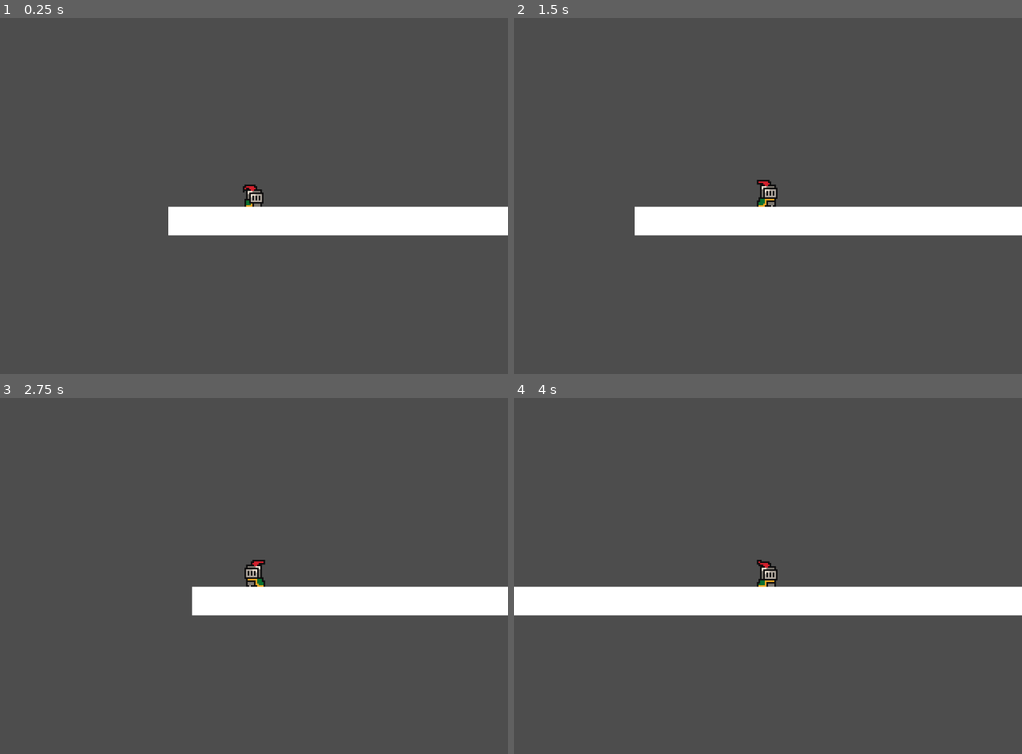
Above: before the commit, frames 1-4 (two rows, left to right).
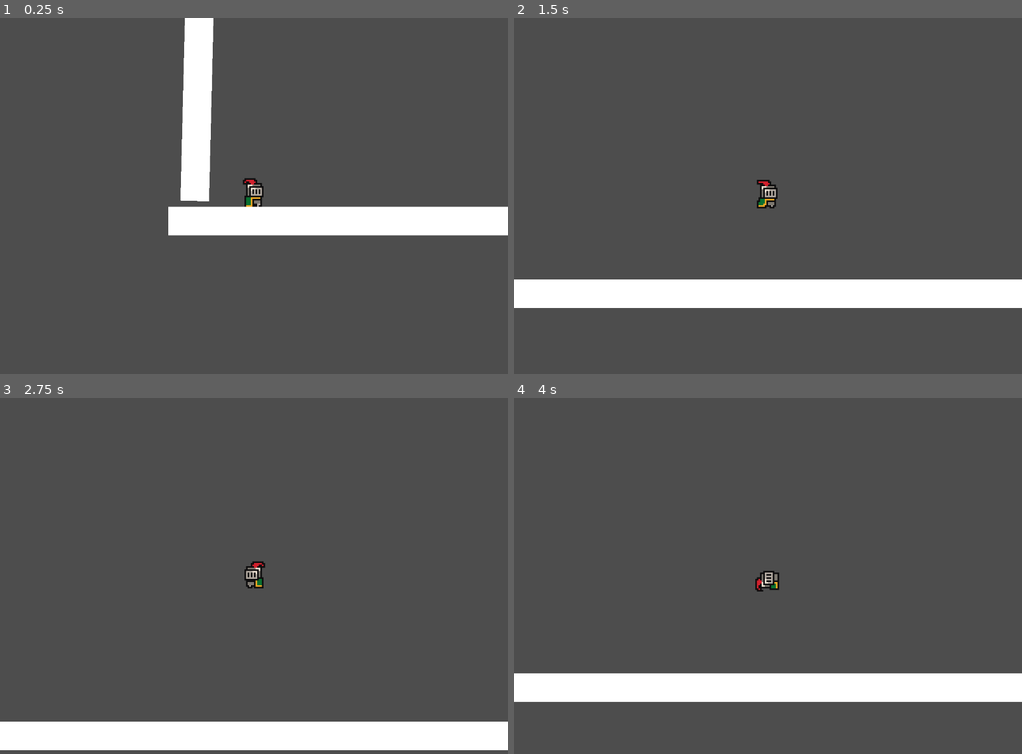
Above: after the commit, the same moments.

Repository: anohmalan/0SW_Jeux_Video
Game: Godot game, scene res://scenes/world.tscn
The game is run twice, just before and just after one commit, with the same random seed, the same clock (stepped at 60 frames per second) and the same inputs.
Inputs:
- Up to frame 1 (0.25 s): no input
- Up to frame 2 (1.5 s): tap Enter (ui_accept) at 0.5, 0.77, 0.8, 1.07, 1.35 s; hold Right (ui_right) from 0.53 s (still down); tap J (attack) at 0.6 s
- Up to frame 3 (2.75 s): tap Enter (ui_accept) at 1.52, 1.82, 2.3 s; tap J (attack) at 1.55, 2.1 s; release Right (ui_right) at 2.03 s; hold Left (ui_left) from 2.03 s (still down)
- Up to frame 4 (4 s): release Left (ui_left) at 2.78 s; hold Right (ui_right) from 2.78 s (still down); tap J (attack) at 2.85 s; tap Enter (ui_accept) at 3.02, 3.32, 3.6, 3.77 s

The runs differ from the first frame. In frame 1, 3.1% of the frame differs, in the area x 35-52%, y 0-54%; in frame 2, 14%; in frame 3, 13%; in frame 4, 16%, in the area x 0-100%, y 45-86%.

Commit message:
State machine:v1.0

Diff:
--- a/tp2/scenes/world.tscn
+++ b/tp2/scenes/world.tscn
@@ -3,7 +3,7 @@
 [ext_resource type="PackedScene" uid="uid://co806t5p15df4" path="res://scenes/player.tscn" id="1_nnsk1"]
 
 [sub_resource type="RectangleShape2D" id="RectangleShape2D_f3sb7"]
-size = Vector2(600, 18)
+size = Vector2(946, 18)
 
 [node name="World" type="Node2D" unique_id=216624496]
 
@@ -16,9 +16,23 @@
 [node name="ColorRect" type="ColorRect" parent="StaticBody2D" unique_id=1431922525]
 offset_left = -54.0
 offset_top = 5.0
-offset_right = 546.0
+offset_right = 1057.0
 offset_bottom = 23.0
 
 [node name="CollisionShape2D" type="CollisionShape2D" parent="StaticBody2D" unique_id=897503474]
-position = Vector2(246, 14)
+position = Vector2(419, 14)
 shape = SubResource("RectangleShape2D_f3sb7")
+
+[node name="StaticBody2D" type="StaticBody2D" parent="StaticBody2D" unique_id=1251901584]
+position = Vector2(-50, -53)
+rotation = -1.5463617
+
+[node name="ColorRect" type="ColorRect" parent="StaticBody2D/StaticBody2D" unique_id=1731327529]
+offset_left = -54.0
+offset_top = 5.0
+offset_right = 1057.0
+offset_bottom = 23.0
+
+[node name="CollisionShape2D" type="CollisionShape2D" parent="StaticBody2D/StaticBody2D" unique_id=1791285759]
+position = Vector2(419, 14)
+shape = SubResource("RectangleShape2D_f3sb7")
--- a/tp2/scripts/player.gd
+++ b/tp2/scripts/player.gd
@@ -12,93 +12,94 @@
 # Déclaration explicite du type
 var current_state: State = State.STATE_IDLE
 var facing_right := true
+var direction:= 0.0
+
 
 func _physics_process(delta: float) -> void:
-	var direction := Input.get_axis("ui_left", "ui_right")
+	direction = Input.get_axis("ui_left", "ui_right")
 
-	if facing_right:
-		animated_sprite.flip_h = false
-	else:
-		animated_sprite.flip_h = true
-
-	if Input.is_action_just_pressed("ui_left"):
-		animated_sprite.flip_h = true
-	else:
-		animated_sprite.flip_h = false
 	# Add the gravity.
 	if not is_on_floor():
 		velocity += get_gravity() * delta
 
+	handle_state_transitions()
+
 	match current_state:
 		State.STATE_FALLING:
-			print(current_state)
-			if is_on_floor():
-				current_state = State.STATE_IDLE
-				animated_sprite.play("Idle")
-			elif not is_on_floor && direction != 0:
-				current_state = State.STATE_RUNNING
-				animated_sprite.play("run")
+			fall()
 		State.STATE_RUNNING:
-			print(current_state)
-			velocity.x = direction * SPEED
-			print(direction)
-			if direction > 0:
-				facing_right = true
-			elif direction < 0:
-				facing_right = false
-			else:
-				current_state = State.STATE_IDLE
-				animated_sprite.play("idle")
+			run()
 		State.STATE_IDLE:
-			if direction != 0:
-					current_state = State.STATE_RUNNING
-					animated_sprite.play("run")
-			elif Input.is_action_just_pressed("ui_accept"):
-				current_state = State.STATE_JUMPING
-				velocity.y = -JUMP_VELOCITY
-				animated_sprite.play("jump")
-			elif Input.is_action_just_pressed("attack"):
-				current_state = State.STATE_ATTACK
-				velocity.x = SPEED * 1
-				animated_sprite.play("attack")
-			elif not is_on_floor() and velocity.y > 0:
-					current_state = State.STATE_FALLING
-					animated_sprite.play("fall")
+			idle()
 		State.STATE_JUMPING:
-			if velocity.y >= 0:
-				current_state = State.STATE_FALLING
-				velocity.y = JUMP_VELOCITY
-				animated_sprite.play("fall")
-			else:
-				animated_sprite.play("jump")
+			jump()
 		State.STATE_ATTACK:
-			print(velocity.x)
-			velocity.x =  move_toward( velocity.x, 0.0, SPEED_ATTACK * delta)
-			# animated_sprite.play("attack")
-			if not animated_sprite.is_playing():
-				current_state = State.STATE_IDLE
-				velocity.x = 0
-				animated_sprite.play("idle")
+			attack(delta)
+		_:
+			idle()
 
-		_:
-			animated_sprite.play("idle")
+	dir()
+	move_and_slide()
 
-			print(current_state)
+func handle_state_transitions() -> void:
+	if current_state == State.STATE_ATTACK:
+		return
 
-	# Handle jump.
-	# if Input.is_action_just_pressed("ui_accept") and is_on_floor():
-	# 	velocity.y = JUMP_VELOCITY
+	if not is_on_floor():
+		if velocity.y < 0:
+			current_state = State.STATE_JUMPING
+		else:
+			current_state = State.STATE_FALLING
+		return
 
-	# # Get the input direction and handle the movement/deceleration.
-	# # As good practice, you should replace UI actions with custom gameplay actions.
+	if Input.is_action_just_pressed("attack"):
+		current_state = State.STATE_ATTACK
+		velocity.x = SPEED * (1 if facing_right else -1)
+		animated_sprite.play("attack")
+		return
 
-	# if direction:
-	# 	velocity.x = direction * SPEED
-	# 	animated_sprite.play("run")
-	# else:
-	# 	velocity.x = move_toward(velocity.x, 0, SPEED)
-	# 	animated_sprite.play("idle")
+	if Input.is_action_just_pressed("ui_accept"):
+		current_state = State.STATE_JUMPING
+		velocity.y = JUMP_VELOCITY
+		animated_sprite.play("jump")
+		return
 
-	animated_sprite.flip_h = direction < 0
+	if direction != 0:
+		current_state = State.STATE_RUNNING
+	else:
+		current_state = State.STATE_IDLE
 
-	move_and_slide()
+func attack(delta: float) -> void:
+	velocity.x =  move_toward( velocity.x, 0.0, SPEED_ATTACK * delta)
+	if not animated_sprite.is_playing():
+		current_state = State.STATE_IDLE
+		velocity.x = 0
+		animated_sprite.play("idle")
+
+func jump() -> void:
+	if velocity.y >= 0:
+		current_state = State.STATE_FALLING
+		animated_sprite.play("fall")
+	else:
+		velocity.x = direction * SPEED
+		animated_sprite.play("jump")
+
+func fall() -> void:
+	velocity.x = direction * SPEED
+	animated_sprite.play("fall")
+
+func run() -> void:
+	velocity.x = direction * SPEED
+	animated_sprite.play("run")
+
+
+func idle() -> void:
+	velocity.x = move_toward(velocity.x, 0.0, SPEED)
+	animated_sprite.play("idle")
+
+func dir() -> void:
+	if direction > 0:
+		facing_right = true
+	elif direction < 0:
+		facing_right = false
+	animated_sprite.flip_h = not facing_right
